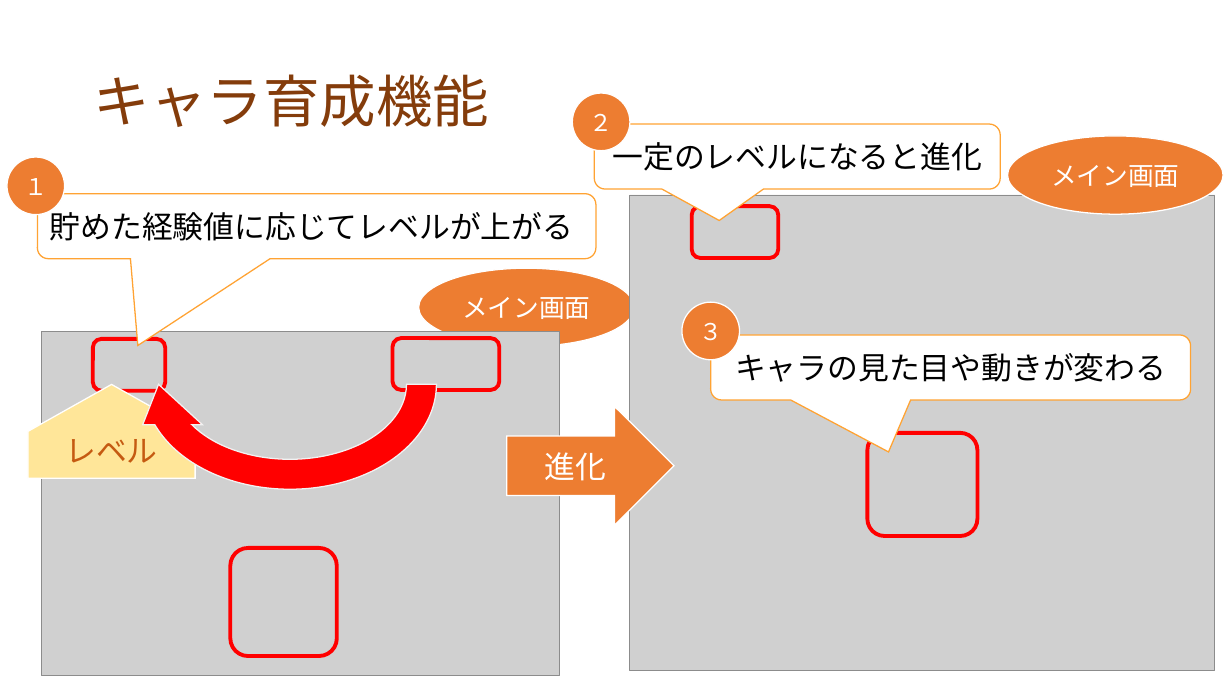
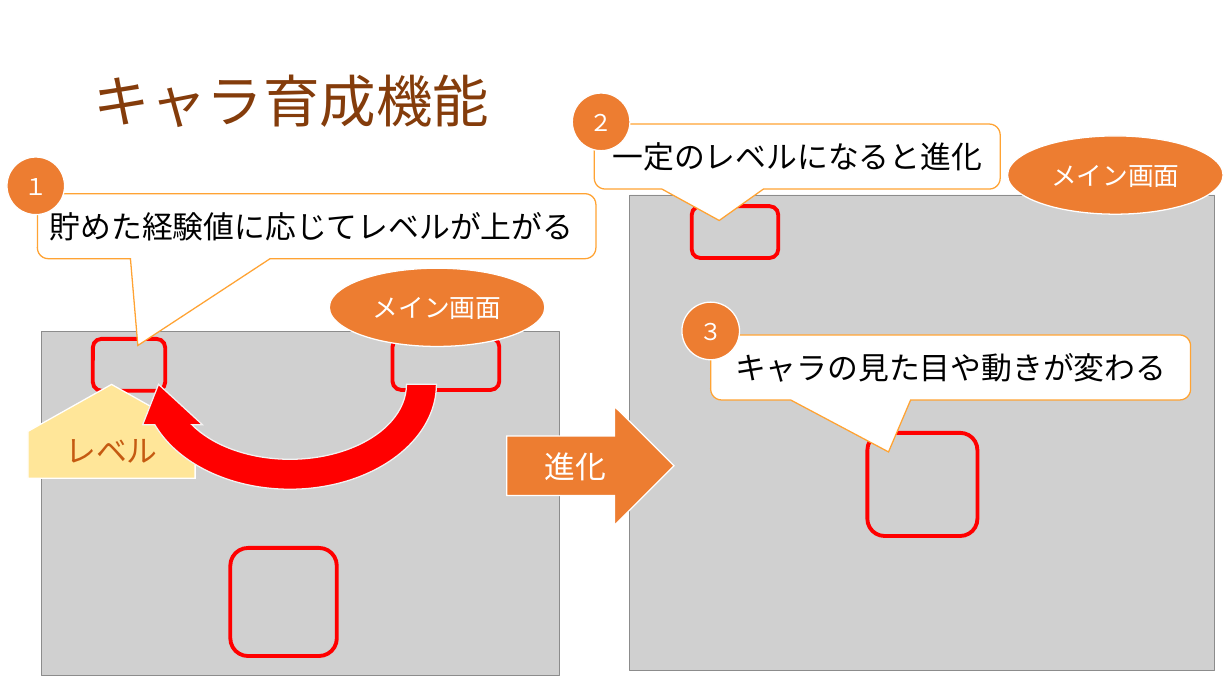
Before and after one commit to dojo2022/F-3, a slide deck: slide 10 of doc/プレゼン資料_F3_なかおっち.pptx. Drawn at 1232x693 pixels with LibreOffice and Linux fonts; fonts in the diff are those of the drawing; grey boxes stand for pictures. Boxes give left, top, right and bottom in pixels: in the first picture for what was removed or moved away, otherwise in the second. Text is boxed around its words. In the diff, an @@ line names an element or a change of style, - is before the commit and + after.

```diff
--- a/doc/プレゼン資料_F3_なかおっち.pptx
+++ b/doc/プレゼン資料_F3_なかおっち.pptx
@@ ellipse "メイン画面": place and size @@
-ellipse "メイン画面" at bbox=[419, 268, 634, 347]
+ellipse "メイン画面" at bbox=[329, 268, 544, 347]
```
Also in this commit, not shown: 2 other slides changed, 1 other file.
